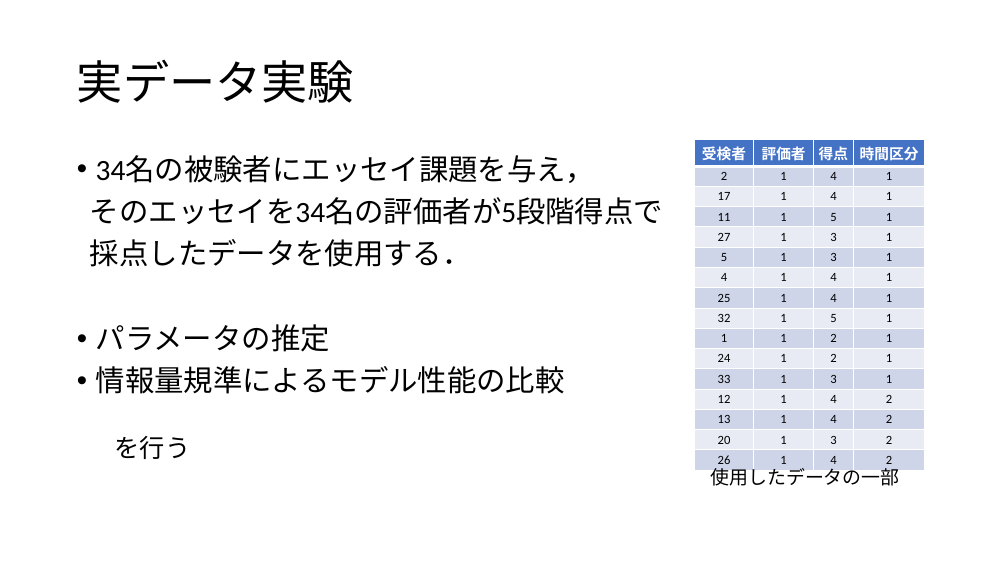
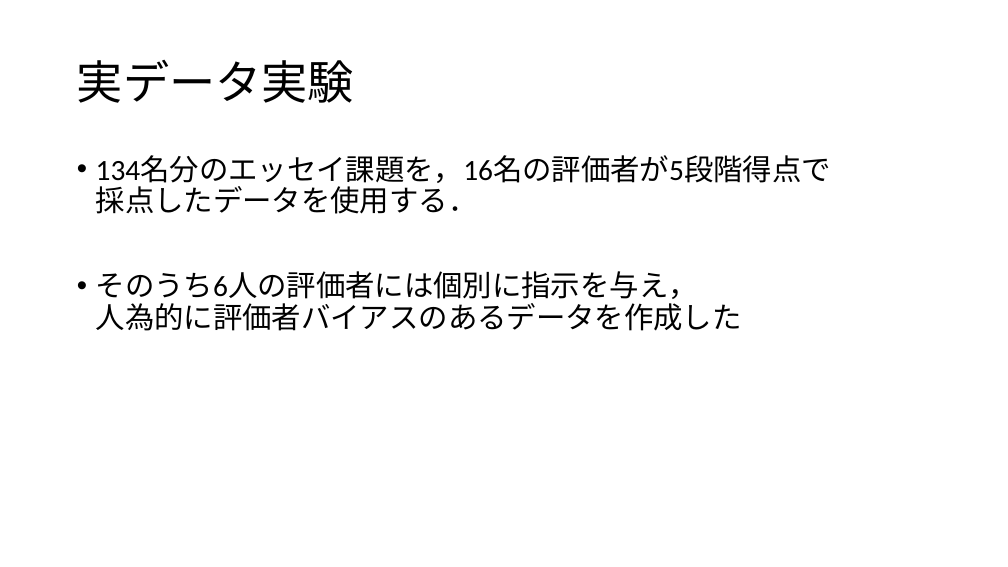
Before and after one commit to Mayu925/lab, a slide deck: slide 12 of sotsuron/発表スライド.pptx. Drawn at 1008x567 pixels with LibreOffice and Linux fonts; fonts in the diff are those of the drawing. Boxes give left, top, right and bottom in pixels: in the first picture for what was removed or moved away, otherwise in the second. Text is boxed around its words. In the diff, an @@ line names an element or a change of style, - is before the commit and + after.

```diff
--- a/sotsuron/発表スライド.pptx
+++ b/sotsuron/発表スライド.pptx
@@ table removed at box(695, 140, 926, 468), 16 rows, 4 columns @@
-受検者 | 評価者 | 得点 | 時間区分
-2 | 1 | 4 | 1
-17 | 1 | 4 | 1
-11 | 1 | 5 | 1
-27 | 1 | 3 | 1
-5 | 1 | 3 | 1
-4 | 1 | 4 | 1
-25 | 1 | 4 | 1
-32 | 1 | 5 | 1
-1 | 1 | 2 | 1
-24 | 1 | 2 | 1
-33 | 1 | 3 | 1
-12 | 1 | 4 | 2
-13 | 1 | 4 | 2
-20 | 1 | 3 | 2
-26 | 1 | 4 | 2
@@ text at box(96, 155, 831, 331): text changed @@
-• 34名の被験者にエッセイ課題を与え，
-そのエッセイを34名の評価者が5段階得点で
-採点したデータを使用する．
-• パラメータの推定
-• 情報量規準によるモデル性能の比較
-  を行う
+• 134名分のエッセイ課題を，16名の評価者が5段階得点で
+  採点したデータを使用する．
+• そのうち6人の評価者には個別に指示を与え，
+  人為的に評価者バイアスのあるデータを作成した
@@ text removed at box(711, 465, 900, 486) @@
-使用したデータの一部
```
Also in this commit, not shown: 5 other slides changed, 1 slide added, 1 slide removed, 23 other files.
